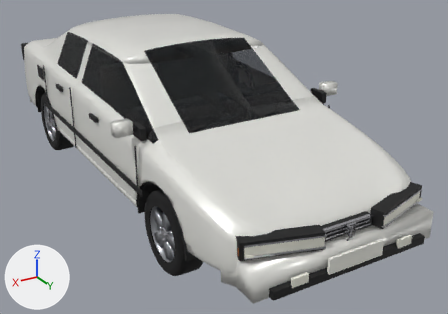
Two versions of the Blender file blender/veh/veh_pejo.blend, one commit apart.
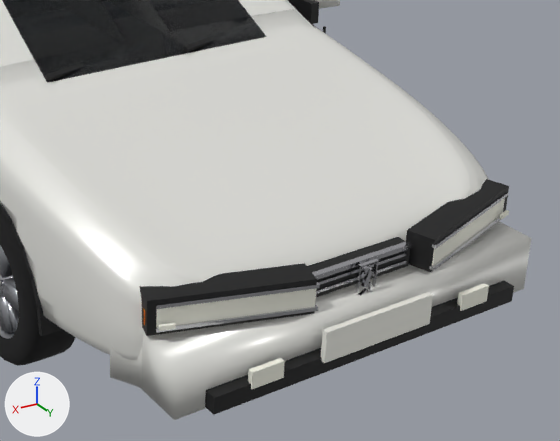
Old and new are each drawn whole from a 50 mm camera at (2.42, 4.84, 2.54) aimed at (-0.26, 0.37, 0.3) and again close up on the part from 37% to 100% of the width and 29% to 100% of the height. The axes (+X, +Y, +Z) are drawn at lower left. The lights are the same throughout. The first two pictures are the older version.

Names of what the first close-up shows: 'porte_d0', 'porte_g0', 'veh_pejo_caisse', 'veh_pejo_details', 'veh_pejo_roue_avd'.
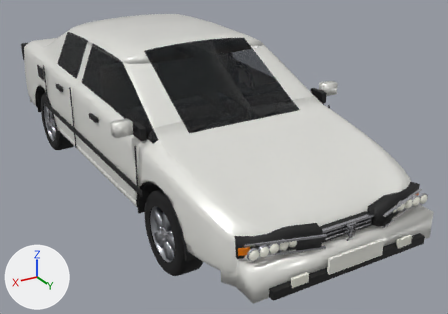
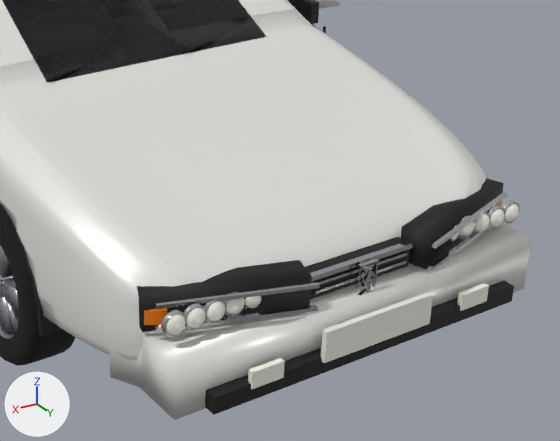
What differs and where, as boxes (x1, y1, x2, y2) in the close-ups (560 x 441 px; the box of a moved part takes in the faces that stretch with it):
```json
{"part": 1, "of": "me_veh_pejo_details", "change": "moved or reshaped", "before": [406, 179, 509, 272], "after": [401, 178, 504, 269]}
{"part": 2, "of": "me_veh_pejo_details", "change": "moved or reshaped", "before": [139, 263, 317, 336], "after": [137, 260, 312, 332]}
{"part": 3, "of": "me_veh_pejo_details", "change": "reshaped", "before": [156, 198, 505, 328], "after": [161, 201, 520, 337]}
```

The change, as JSON lines over the scene's bpy script:
```json
{"block": "me_veh_pejo_details", "where": "# used by ob_veh_pejo_details; parent = ob_veh_pejo; location = (0.0, 0.0, 0.0)"}
{"op": "remove", "block": "me_veh_pejo_details", "code": "me_veh_pejo_details.from_pydata(...)  # 1188 vertices, 883 faces; spans x -1.0..1.0, y -2.4..2.42, z 0.31..1.05"}
{"op": "add", "block": "me_veh_pejo_details", "code": "me_veh_pejo_details.from_pydata(...)  # 2964 vertices, 2229 faces; spans x -1.0..1.0, y -2.4..2.42, z 0.31..1.05"}
{"block": "me_veh_pejo_details", "change": "me_veh_pejo_details part 1: the loose piece of 8 vertices spanning x -0.75..-0.21, y 2.13..2.38, z 0.54..0.66 is moved by (0.0, -0.03, 0.0)"}
{"block": "me_veh_pejo_details", "change": "me_veh_pejo_details part 2: the loose piece of 8 vertices spanning x 0.21..0.75, y 2.13..2.38, z 0.54..0.66 is moved by (0.0, -0.03, 0.0)"}
{"block": "me_veh_pejo_details", "change": "me_veh_pejo_details part 3: 16 vertices removed from x -0.72..0.72, y 2.22..2.38, z 0.56..0.64; 1792 vertices added at x -0.73..0.73, y 2.28..2.31, z 0.56..0.64"}
{"block": "me_veh_pejo_details", "change": "me_veh_pejo_details part 4: the surface is now shaded smooth"}
```
